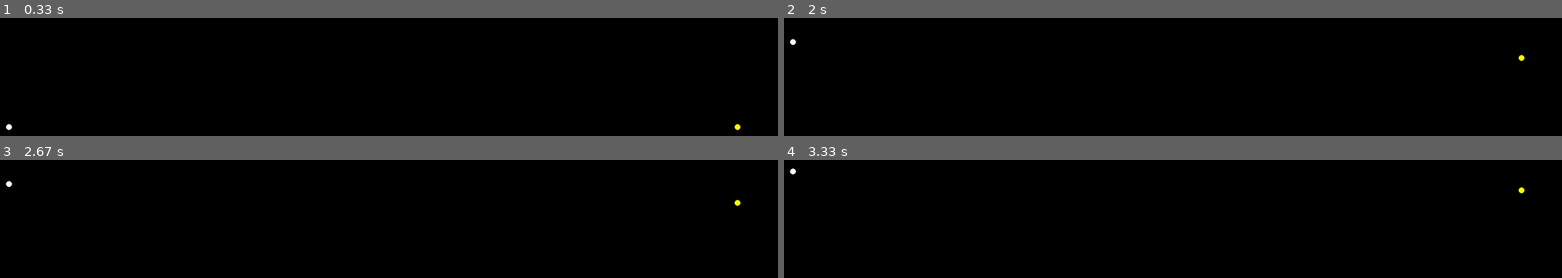
Above: before the commit, frames 1-4 (two rows, left to right).
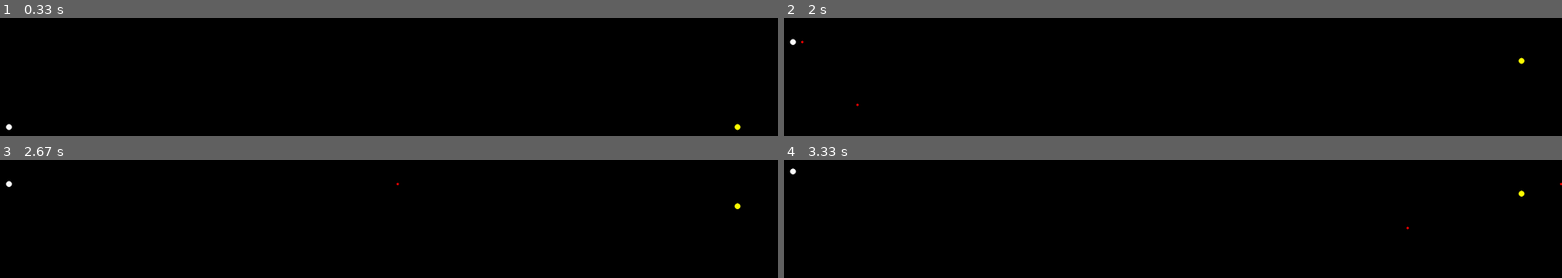
Above: after the commit, the same moments.

Repository: Gam3rsCZ/PyGame
Game: pygame game, started from First try/main.py
The game is run twice, just before and just after one commit, with the same random seed, the same clock (stepped at 60 frames per second) and the same inputs.
Inputs:
- Up to frame 1 (0.33 s): no input
- Up to frame 2 (2 s): tap Space at 0.33, 0.73, 1.03, 1.23, 1.57, 1.97 s; hold Up 0.67-1.13 s; hold W 0.67-1.13 s; tap Right Shift at 0.82 s; hold Down 1.17-1.47 s; hold S 1.17-1.47 s; hold Up 1.5-1.87 s; hold W 1.5-1.87 s; hold Down from 1.9 s (still down); hold S from 1.9 s (still down)
- Up to frame 3 (2.67 s): tap Right Shift at 2.05 s; release Down at 2.27 s; release S at 2.27 s; hold Up 2.3-2.6 s; hold W 2.3-2.6 s; tap Space at 2.37 s; hold Down from 2.63 s (still down); hold S from 2.63 s (still down)
- Up to frame 4 (3.33 s): tap Space at 2.7, 3.03 s; release Down at 2.93 s; release S at 2.93 s; hold Up from 2.97 s (still down); hold W from 2.97 s (still down); tap Right Shift at 3.12 s

Frame 1 is identical in both runs. In frame 2, less than 0.1% of the frame differs, in the area x 2-96%, y 18-75%; in frame 3, less than 0.1%; in frame 4, less than 0.1%, in the area x 80-100%, y 18-60%.

Commit message:
6th push (Collisions working) Make collision detectiion more effective

Diff:
--- a/First try/game.py
+++ b/First try/game.py
@@ -44,52 +44,50 @@
             self.screen.fill("black")
 
             #Player 1 projectiles
-            if len(self.projectiles1) != 0:
-                for projectile in self.projectiles1:
-                    playerHitbox = pygame.Rect(self.player2Position.x, self.player2Position.y, self.radius, self.radius)
-                    projectileHitbox = pygame.Rect(projectile["X"], projectile["Y"], self.projectileRadius, self.projectileRadius)
+            for projectile in self.projectiles1:
+                playerHitbox = pygame.Rect(self.player2Position.x, self.player2Position.y, self.radius, self.radius)
+                projectileHitbox = pygame.Rect(projectile["X"], projectile["Y"], self.projectileRadius, self.projectileRadius)
 
-                    #Collision with player
-                    if self.player2IsAlive:
-                        if projectileHitbox.colliderect(playerHitbox):
-                            if (self.player2HP - 1) != 0:
-                                self.player2HP -= 1
-                            else:
-                                self.player2IsAlive = False
-                            self.projectiles1.remove({"X": projectile["X"],"Y": projectile["Y"]})
-
-                    #Collision with screen border
-                    elif (projectile["X"] > self.screen.get_width()) or (projectile["Y"] > self.screen.get_height()) or (projectile["X"] < 0) or (projectile["Y"] < 0):
+                #Collision with player
+                if self.player2IsAlive:
+                    if projectileHitbox.colliderect(playerHitbox):
+                        if (self.player2HP - 1) == 0:
+                            self.player2IsAlive = False
+                        else:
+                            self.player2HP -= 1
                         self.projectiles1.remove({"X": projectile["X"],"Y": projectile["Y"]})
 
-                    #Projectile movement
-                    else:
-                        projectile["X"] += self.projectileSpeed
-                        pygame.draw.circle(surface=self.screen, color="red", center=(projectile["X"], projectile["Y"]), radius=self.projectileRadius)
+                #Collision with screen border
+                if (projectile["X"] > self.screen.get_width()) or (projectile["Y"] > self.screen.get_height()) or (projectile["X"] < 0) or (projectile["Y"] < 0):
+                    self.projectiles1.remove({"X": projectile["X"],"Y": projectile["Y"]})
+
+                #Projectile movement
+                else:
+                    projectile["X"] += self.projectileSpeed
+                    pygame.draw.circle(surface=self.screen, color="red", center=(projectile["X"], projectile["Y"]), radius=self.projectileRadius)
 
             #Player 2 projectiles
-            if len(self.projectiles2) != 0:
-                for projectile in self.projectiles2:
-                    playerHitbox = pygame.Rect(self.player1Position.x, self.player1Position.y, self.radius, self.radius)
-                    projectileHitbox = pygame.Rect(projectile["X"], projectile["Y"], self.projectileRadius, self.projectileRadius)
+            for projectile in self.projectiles2:
+                playerHitbox = pygame.Rect(self.player1Position.x+18, self.player1Position.y, self.radius, self.radius)
+                projectileHitbox = pygame.Rect(projectile["X"], projectile["Y"], self.projectileRadius, self.projectileRadius)
 
-                    #Collision with player
-                    if self.player1IsAlive:
-                        if projectileHitbox.colliderect(playerHitbox):
-                            if (self.player1HP - 1) != 0:
-                                self.player1HP -= 1
-                            else:
-                                self.player1IsAlive = False
-                            self.projectiles2.remove({"X": projectile["X"],"Y": projectile["Y"]})
-
-                    #Collision with screen border
-                    elif (projectile["X"] > self.screen.get_width()) or (projectile["Y"] > self.screen.get_height()) or (projectile["X"] < (self.radius + self.projectileSpeed)) or (projectile["Y"] < 0):
+                #Collision with player
+                if self.player1IsAlive:
+                    if projectileHitbox.colliderect(playerHitbox):
+                        if (self.player1HP - 1) == 0:
+                            self.player1IsAlive = False
+                        else:
+                            self.player1HP -= 1
                         self.projectiles2.remove({"X": projectile["X"],"Y": projectile["Y"]})
 
-                    #Projectile movement
-                    else:
-                        projectile["X"] -= self.projectileSpeed
-                        pygame.draw.circle(surface=self.screen, color="red", center=(projectile["X"], projectile["Y"]), radius=self.projectileRadius)
+                #Collision with screen border
+                if (projectile["X"] > self.screen.get_width()) or (projectile["Y"] > self.screen.get_height()) or (projectile["X"] < (self.radius + self.projectileSpeed)) or (projectile["Y"] < 0):
+                    self.projectiles2.remove({"X": projectile["X"],"Y": projectile["Y"]})
+
+                #Projectile movement
+                else:
+                    projectile["X"] -= self.projectileSpeed
+                    pygame.draw.circle(surface=self.screen, color="red", center=(projectile["X"], projectile["Y"]), radius=self.projectileRadius)
 
             #player1
             if self.player1IsAlive:
@@ -188,3 +186,6 @@
                         return
         else:
             return
+
+game = Game()
+game.gameLoop()
